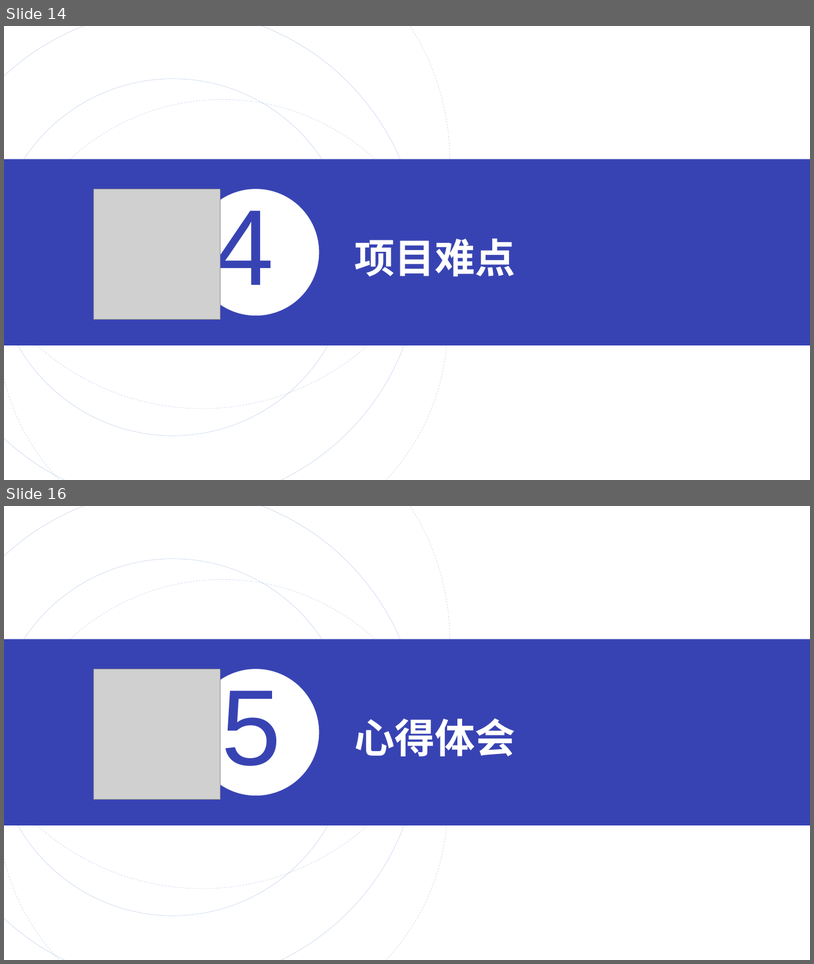
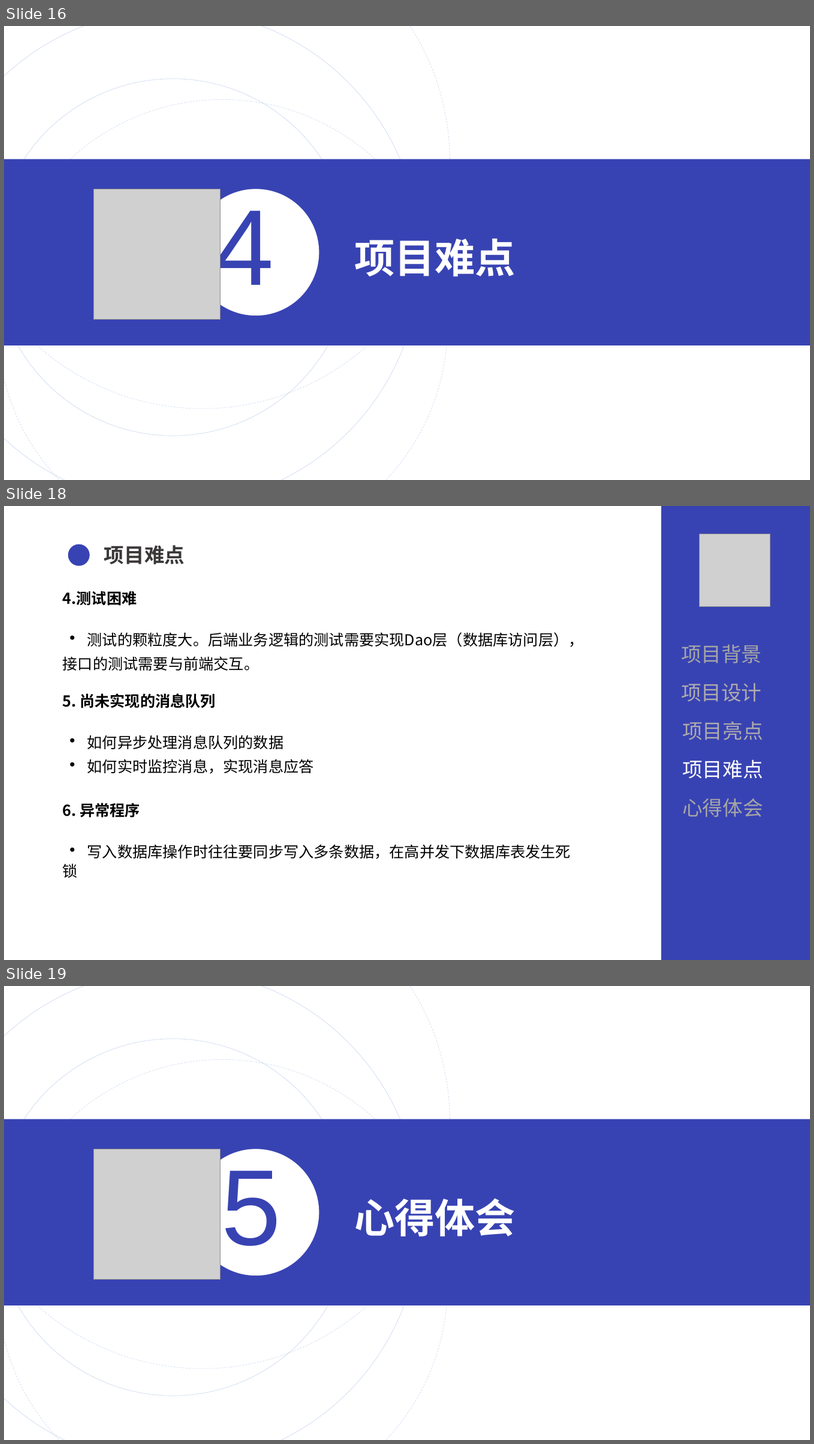
Before and after one commit to fgksking/some-codings, a slide deck: ppt/QG答辩.pptx. Shown one above the other, each under a label of ours: slides 14 and 16 before the commit, slides 16, 18 and 19 after it; the slides between them are not shown. The pictures are 814x964 and 814x1444 pixels, drawn with LibreOffice and Linux fonts; fonts in the diff are those of the drawing; grey boxes stand for pictures. Boxes give left, top, right and bottom in pixels: in the first picture for what was removed or moved away, otherwise in the second. Text is boxed around its words. In the diff, an @@ line names an element or a change of style, - is before the commit and + after.

```diff
--- a/ppt/QG答辩.pptx
+++ b/ppt/QG答辩.pptx
@@ slide 18 added at (4, 506, 810, 960), background #FFFFFF @@
@@ rectangle added at (662, 506, 810, 960), fill #3843B3 @@
@@ picture added at (699, 534, 770, 607) @@
@@ ellipse added at (68, 544, 90, 566), fill #3843B3 @@
@@ text added at (104, 545, 185, 564), 24 pt, text #3B3838, bold @@
+项目难点
@@ text added at (63, 591, 584, 877), 18 pt, text #000000 @@
+4.测试困难
+• 测试的颗粒度大。后端业务逻辑的测试需要实现Dao层（数据库访问层），接口的测试需要与前端交互。
+5. 尚未实现的消息队列
+• 如何异步处理消息队列的数据
+• 如何实时监控消息，实现消息应答
+6. 异常程序
+• 写入数据库操作时往往要同步写入多条数据，在高并发下数据库表发生死锁
@@ text added at (681, 645, 762, 663), 24 pt, text #A6A6A6 @@
+项目背景
@@ text added at (681, 683, 762, 702), 24 pt, text #AFABAB @@
+项目设计
@@ text added at (683, 721, 763, 740), 24 pt, text #AFABAB @@
+项目亮点
@@ text added at (683, 759, 763, 778), 24 pt, text #FFFFFF @@
+项目难点
@@ text added at (683, 798, 763, 817), 24 pt, text #A6A6A6 @@
+心得体会
@@ what was slide 14 is now slide 16 @@
@@ what was slide 16 is now slide 19 @@
```
Also in this commit, not shown: 11 slides changed, 3 other slides added, 1 slide removed, 4 other files.
